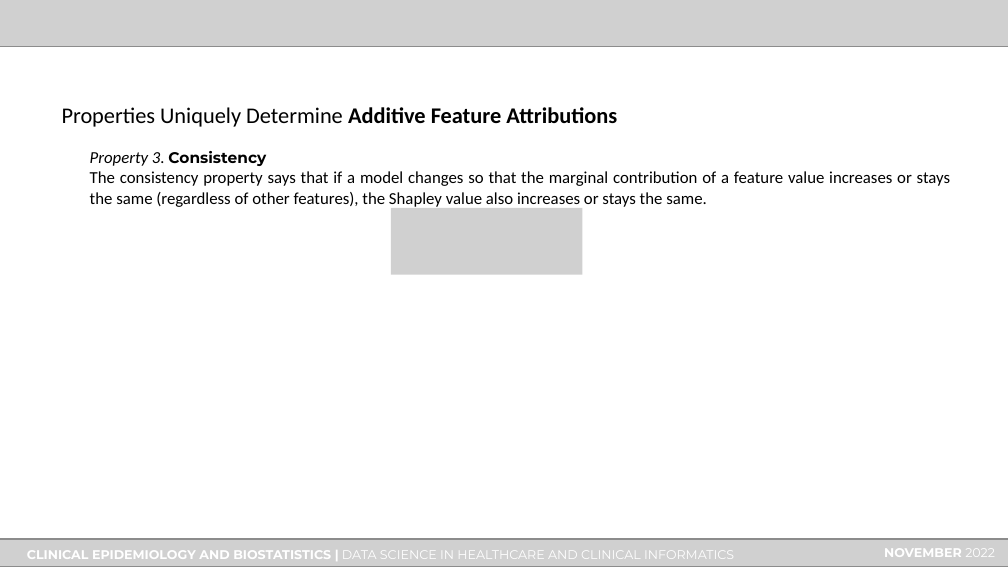
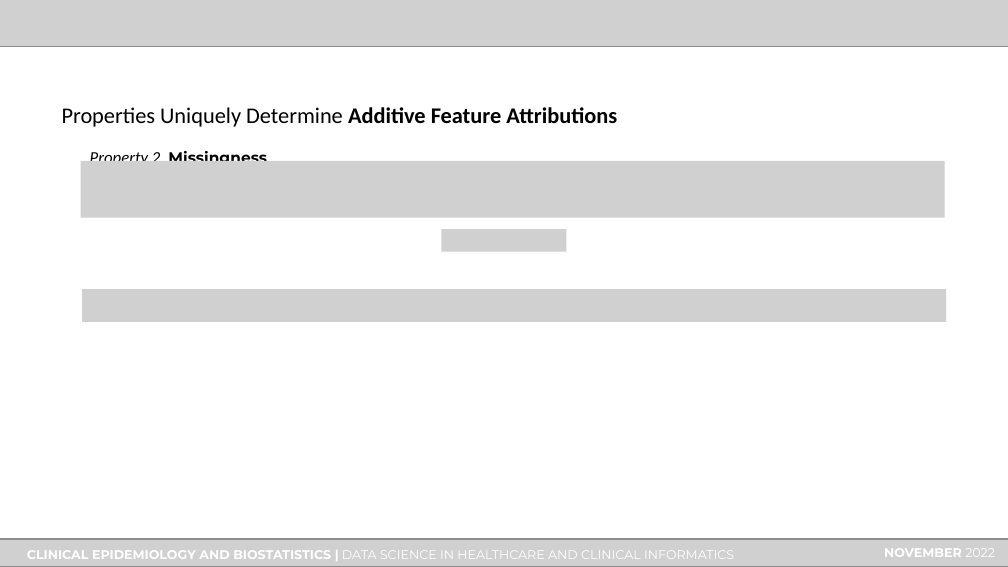
Before and after one commit to rrwabina/RADI608, a slide deck: slide 5 of Group Readings/Assignment 1/references/SHAP Presentation.pptx (slide 4 before the commit). Drawn at 1008x567 pixels with LibreOffice and Linux fonts; fonts in the diff are those of the drawing; grey boxes stand for pictures. Boxes give left, top, right and bottom in pixels: in the first picture for what was removed or moved away, otherwise in the second. Text is boxed around its words. In the diff, an @@ line names an element or a change of style, - is before the commit and + after.

```diff
--- a/Group Readings/Assignment 1/references/SHAP Presentation.pptx
+++ b/Group Readings/Assignment 1/references/SHAP Presentation.pptx
@@ text at bbox=[90, 149, 267, 161]: text changed; size 12 to 11 pt; font Calibri to Montserrat; bold on @@
-Property 3. Consistency
-The consistency property says that if a model changes so that the marginal contribution of a feature value increases or stays the same (regardless of other features), the Shapley value also increases or stays the same.
+Property 2. Missingness
@@ picture added at bbox=[81, 161, 944, 219] @@
@@ picture: place and size @@
-picture at bbox=[391, 208, 583, 274]
+picture at bbox=[442, 229, 566, 252]
@@ picture added at bbox=[82, 289, 946, 323] @@
```
Also in this commit, not shown: 3 other slides changed, 1 slide added, 4 other files.
